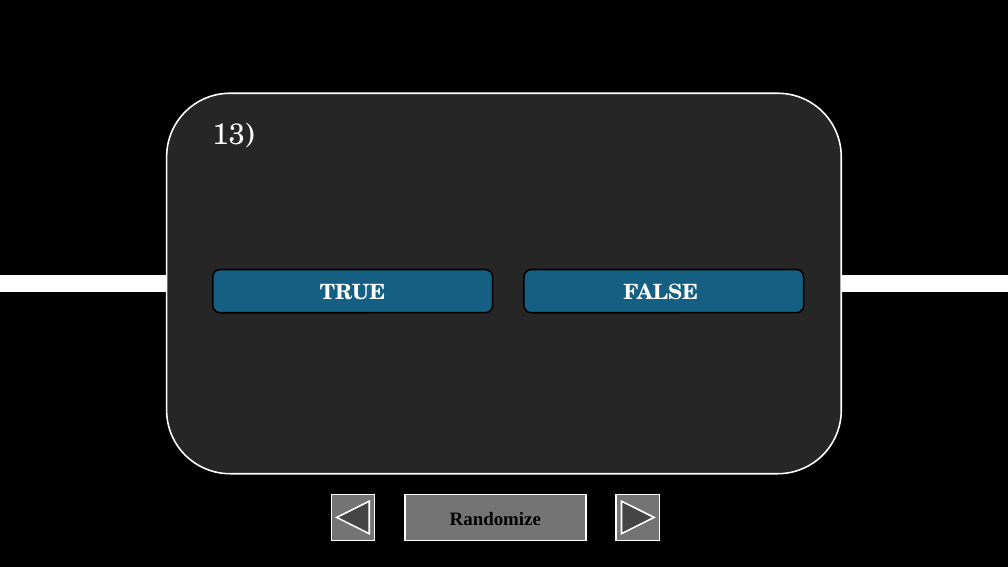
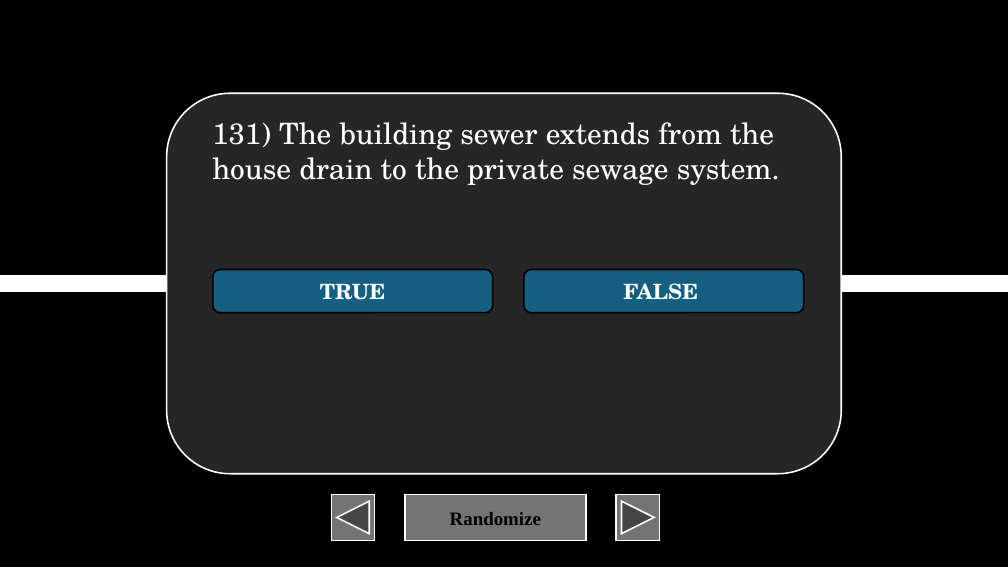
Before and after one commit to XIvanSolomonX/Archi-Reviewer, a slide deck: slide 132 of BulUti2.pptm. Drawn at 1008x567 pixels with LibreOffice and Linux fonts; fonts in the diff are those of the drawing. Boxes give left, top, right and bottom in pixels: in the first picture for what was removed or moved away, otherwise in the second. Text is boxed around its words. In the diff, an @@ line names an element or a change of style, - is before the commit and + after.

```diff
--- a/BulUti2.pptm
+++ b/BulUti2.pptm
@@ text at box(212, 122, 780, 185): text changed @@
-13)
+131) The building sewer extends from the house drain to the private sewage system.
```
Also in this commit, not shown: 11 other slides changed, 57 slides added, 1 other file.
